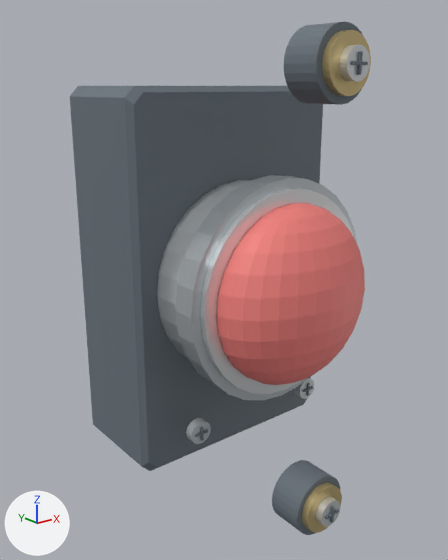
One commit to the glTF model assets/models/detailed/indicator.glb: the scene before it, then after it.
Camera for both pictures: a 50 mm lens placed at (-2.01, -2.51, 0.96), pointed at (-0.08, -0.09, -0.01). Lighting does not change. The marker at lower left points along +X, +Y and +Z. The older version comes first. Vertices at exactly the same position are counted once.

Script lines for the objects in view, before the commit:
```python
me_indicator = bpy.data.meshes.new('indicator')
me_indicator.from_pydata(...)  # 1544 vertices, 2940 faces; spans x -0.62..0.62, y -0.85..0.47, z -1.2..1.2
# faces by material slot: [216, 448, 764, 504, 224, 784]
me_indicator.materials.append(mat_black)  # greyish blue #47535c
me_indicator.materials.append(mat_brass)  # beige #e3cc93
me_indicator.materials.append(mat_chrome)  # white #eaeef0
me_indicator.materials.append(mat_dark)  # grey #69737c
me_indicator.materials.append(mat_metal)  # light grey #ced5da
me_indicator.materials.append(mat_statuslens)  # pink #f3827e
ob_indicator_detailed = bpy.data.objects.new('indicator-detailed', me_indicator)
ob_indicator_detailed.location = (0.0, 0.0, 0.0)
```
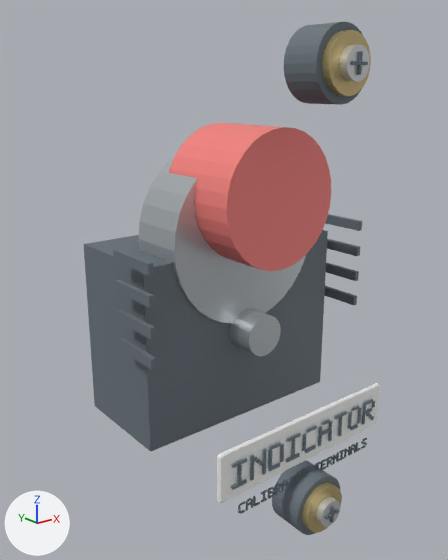
Where the change shows, as pixel boxes [x1, y1, x2, y2] in the pictures (448 x 560 px; the box of a moved part takes in the faces that stretch with it):
'indicator-detailed', reshaped
    before: [70, 21, 371, 535]
    after: [83, 21, 380, 535]
part 1 of me_indicator, added
    after: [118, 338, 157, 370]
part 2 of me_indicator, added
    after: [117, 309, 156, 340]
part 3 of me_indicator, added
    after: [115, 280, 155, 308]
part 4 of me_indicator, added
    after: [113, 249, 153, 276]
part 5 of me_indicator, added
    after: [324, 286, 357, 305]
part 6 of me_indicator, added
    after: [326, 262, 359, 281]
part 7 of me_indicator, added
    after: [327, 239, 360, 256]
part 8 of me_indicator, added
    after: [325, 214, 362, 231]
part 9 of me_indicator, moved or reshaped
    before: [195, 430, 208, 437]
    after: [232, 458, 247, 468]
part 10 of me_indicator, moved or reshaped
    before: [303, 386, 313, 392]
    after: [232, 479, 247, 490]
part 11 of me_indicator, rebuilt (42% shorter)
    before: [70, 86, 323, 471]
    after: [83, 230, 328, 452]
part 12 of me_indicator, deleted
    before: [186, 188, 365, 444]
part 13 of me_indicator, reshaped
    before: [157, 175, 357, 401]
    after: [139, 123, 380, 514]

What the commit changed:
Material 'label' (mat_label) is new.
Its base color is (0.914, 0.925, 0.91) (white #f5f6f5).
Its metallic is 0.05.
Its roughness is 0.62.
Material 'ink' (mat_ink) is new.
Its base color is (0.145, 0.196, 0.231) (greyish blue #6a7a84).
Its metallic is 0.05.
Its roughness is 0.62.
Material 'glass' (mat_glass) is new.
Its base color is (0.443, 0.522, 0.557) (light grey #b2bfc5).
Its metallic is 0.05.
Its roughness is 0.62.
me_indicator is used by ob_indicator_detailed; location (0.0, 0.0, 0.0).
me_indicator had 1544 vertices, 2940 faces and spanned x -0.62..0.62, y -0.85..0.47, z -1.2..1.2.
me_indicator now has 3378 vertices, 5534 faces and spans x -0.69..0.69, y -0.85..0.56, z -1.2..1.2.
me_indicator part 1: a new loose piece, a box spanning x -0.693..-0.668, y -0.349..-0.055, z -0.245..-0.193, in mat_dark (grey #69737c).
me_indicator part 2: a new loose piece, a box spanning x -0.693..-0.668, y -0.349..-0.055, z -0.099..-0.047, in mat_dark (grey #69737c).
me_indicator part 3: a new loose piece, a box spanning x -0.693..-0.668, y -0.349..-0.055, z 0.047..0.099, in mat_dark (grey #69737c).
me_indicator part 4: a new loose piece, a box spanning x -0.693..-0.668, y -0.349..-0.055, z 0.193..0.245, in mat_dark (grey #69737c).
me_indicator part 5: a new loose piece, a box spanning x 0.668..0.693, y -0.349..-0.055, z -0.245..-0.193, in mat_dark (grey #69737c).
me_indicator part 6: a new loose piece, a box spanning x 0.668..0.693, y -0.349..-0.055, z -0.099..-0.047, in mat_dark (grey #69737c).
me_indicator part 7: a new loose piece, a box spanning x 0.668..0.693, y -0.349..-0.055, z 0.047..0.099, in mat_dark (grey #69737c).
me_indicator part 8: a new loose piece, a box spanning x 0.668..0.693, y -0.349..-0.055, z 0.193..0.245, in mat_dark (grey #69737c).
me_indicator part 9: the loose piece of 8 vertices spanning x -0.42..-0.34, y -0.3..-0.28, z -0.71..-0.7 is moved by (-0.07, -0.38, 0.06), in mat_ink (greyish blue #6a7a84).
me_indicator part 10: the loose piece of 8 vertices spanning x 0.34..0.42, y -0.3..-0.28, z -0.71..-0.7 is moved by (-0.83, -0.38, -0.06), in mat_ink (greyish blue #6a7a84).
me_indicator part 11: the loose piece of 132 vertices spanning x -0.62..0.62, y -0.11..0.47, z -0.96..0.96 is rebuilt with 58 vertices and now spans x -0.61..0.61, y -0.17..0.42, z -0.78..0.17.
me_indicator part 12: 6 loose pieces with 636 vertices, spanning x -0.51..0.51, y -0.77..-0.24, z -0.77..0.51, are deleted.
me_indicator part 13: 168 vertices removed from x -0.55..0.55, y -0.46..0.02, z -0.55..0.55; 2334 vertices added at x -0.55..0.55, y -0.67..0.56, z -0.92..0.78.
Other edits to the shape of me_indicator do not show in these pictures.
me_indicator gains material mat_glass (light grey #b2bfc5).
me_indicator gains material mat_ink (greyish blue #6a7a84).
me_indicator gains material mat_label (white #f5f6f5).
